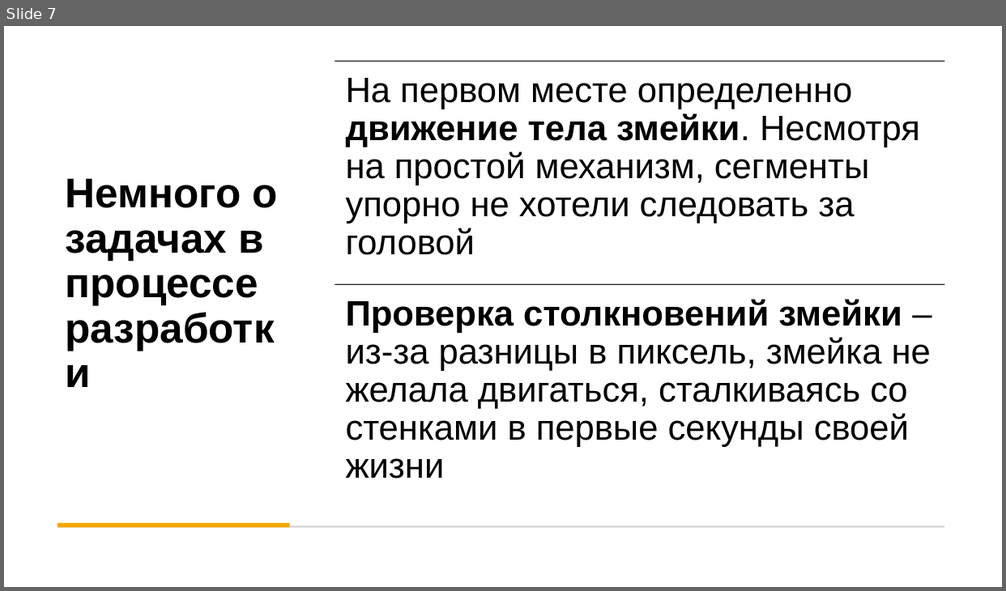
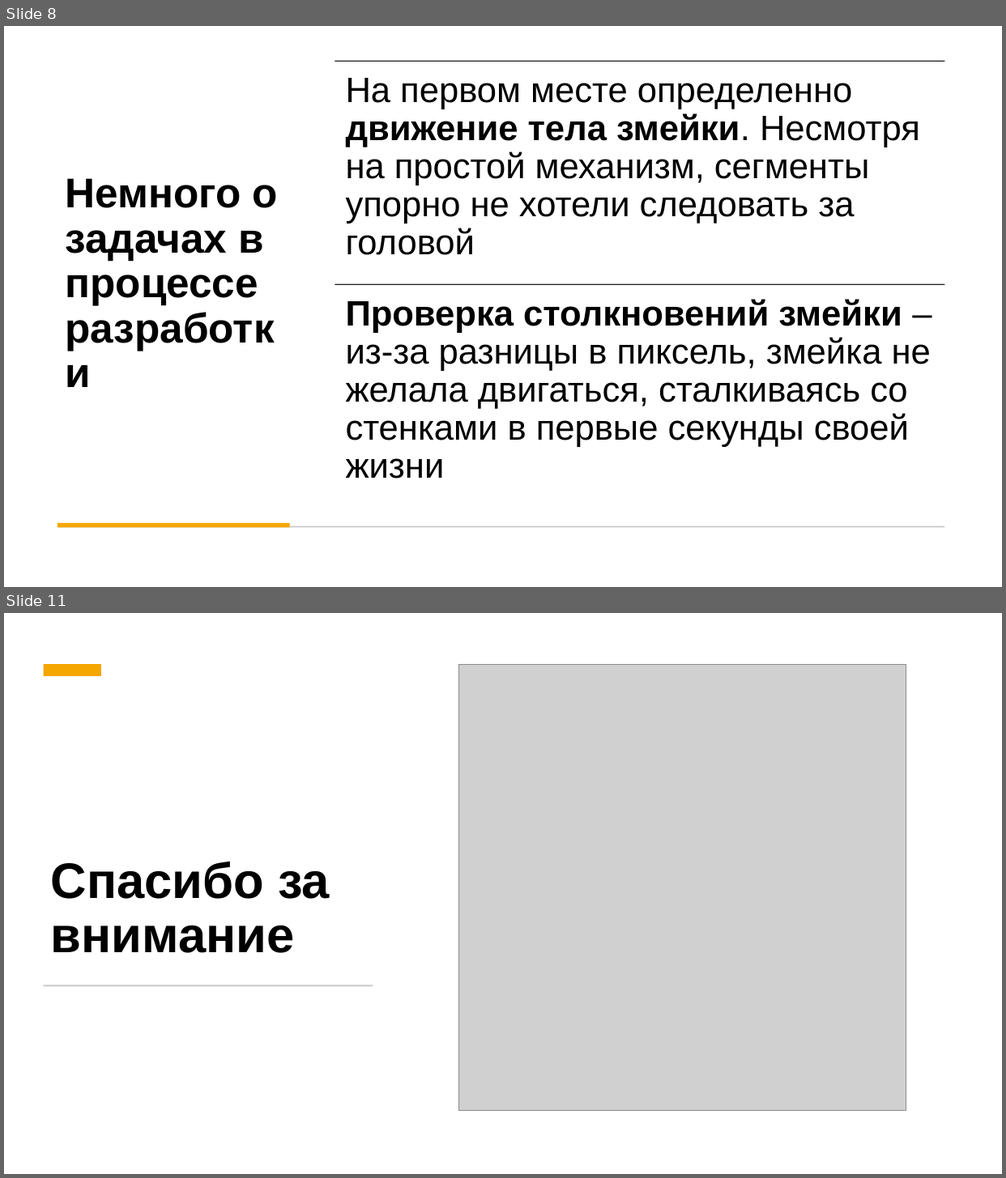
Before and after one commit to zarex1111/Snake_game, a slide deck: Змейка.pptx. Shown one above the other, each under a label of ours: slide 7 before the commit, slides 8 and 11 after it; the slides between them are not shown. The pictures are 1006x591 and 1006x1178 pixels, drawn with LibreOffice and Linux fonts; fonts in the diff are those of the drawing; grey boxes stand for pictures. Boxes give left, top, right and bottom in pixels: in the first picture for what was removed or moved away, otherwise in the second. Text is boxed around its words. In the diff, an @@ line names an element or a change of style, - is before the commit and + after.

```diff
--- a/Змейка.pptx
+++ b/Змейка.pptx
@@ slide 11 added at [4, 613, 1002, 1174], background #FFFFFF @@
@@ rectangle added at [4, 613, 1002, 1174], fill #FFFFFF @@
@@ rectangle added at [44, 664, 101, 676], fill #F5A700 @@
@@ picture added at [459, 664, 906, 1111] @@
@@ rectangle added at [58, 739, 953, 1050], fill #FFFFFF, outline #E9E9E9 1 pt @@
@@ title added at [51, 862, 330, 953], 48 pt, text #000000, bold @@
+Спасибо за внимание
@@ rectangle added at [44, 985, 373, 986], fill #C9C9C9 @@
@@ what was slide 7 is now slide 8 @@
```
Also in this commit, not shown: 3 other slides added.
